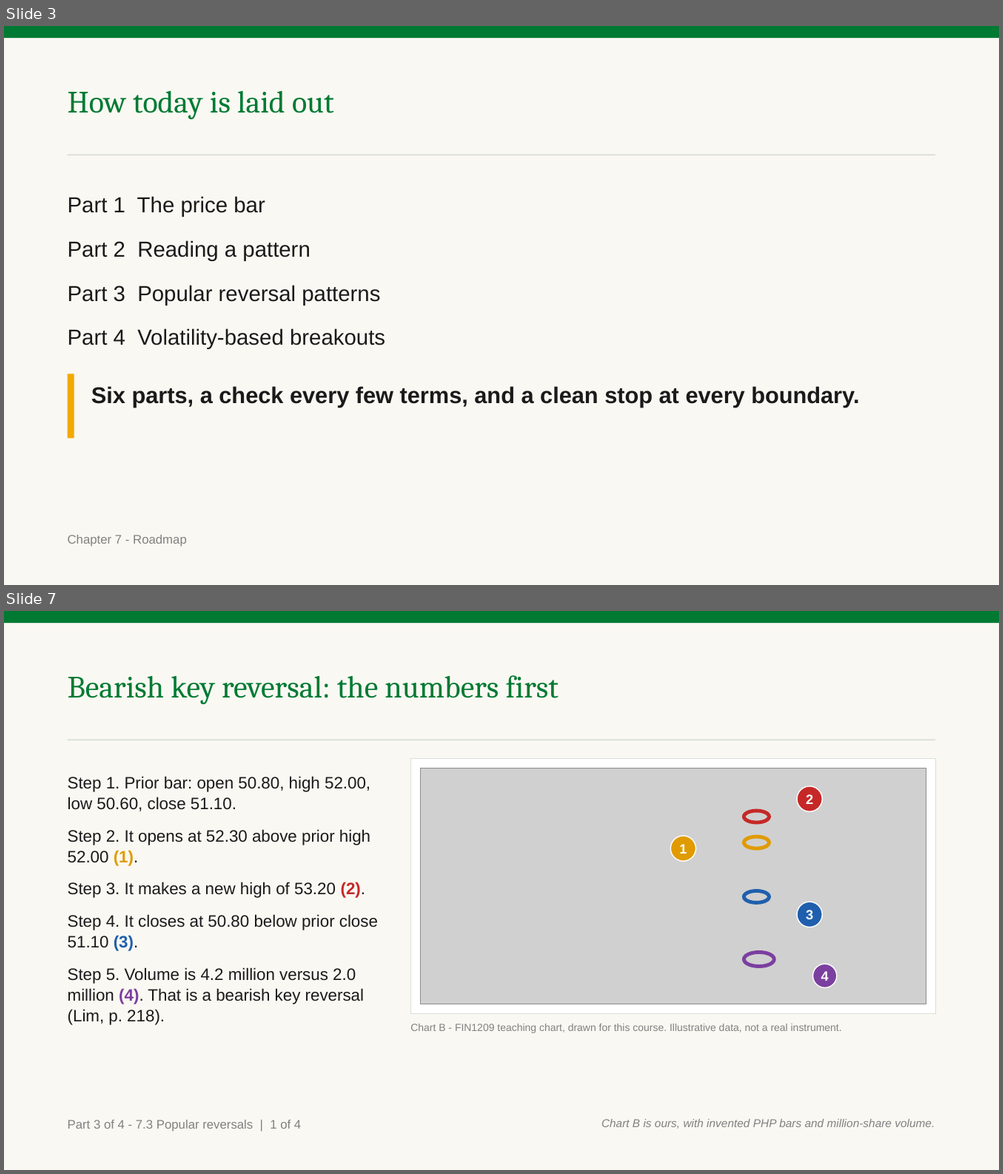
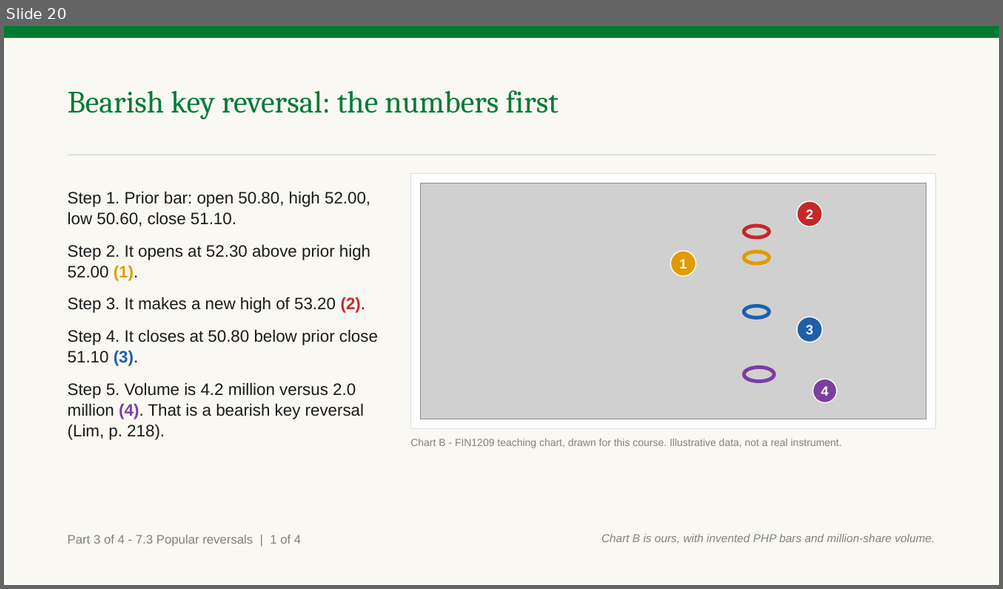
Before and after one commit to benjiesotelo-sudo/Telos_FIN1209, a slide deck: chapter-07/FIN1209-Chapter-07.pptx. Shown one above the other, each under a label of ours: slides 3 and 7 before the commit, slide 20 after it; the slides between them are not shown. The pictures are 1003x1174 and 1003x589 pixels, drawn with LibreOffice and Linux fonts; fonts in the diff are those of the drawing; grey boxes stand for pictures. Boxes give left, top, right and bottom in pixels: in the first picture for what was removed or moved away, otherwise in the second. Text is boxed around its words. In the diff, an @@ line names an element or a change of style, - is before the commit and + after.

Commit message:
Rebuild Chapter 7 after rebase

```diff
--- a/chapter-07/FIN1209-Chapter-07.pptx
+++ b/chapter-07/FIN1209-Chapter-07.pptx
@@ slide 3 removed at (x1=4, y1=26, x2=999, y2=585), background #FFFFFF @@
@@ rectangle removed at (x1=4, y1=26, x2=999, y2=585) @@
@@ rectangle removed at (x1=4, y1=26, x2=999, y2=38) @@
@@ text removed at (x1=68, y1=90, x2=334, y2=119) @@
-How today is laid out
@@ rectangle removed at (x1=68, y1=154, x2=935, y2=156) @@
@@ text removed at (x1=68, y1=196, x2=385, y2=349) @@
-Part 1 The price bar
-Part 2 Reading a pattern
-Part 3 Popular reversal patterns
-Part 4 Volatility-based breakouts
@@ rectangle removed at (x1=68, y1=375, x2=74, y2=439) @@
@@ text removed at (x1=91, y1=386, x2=859, y2=408) @@
-Six parts, a check every few terms, and a clean stop at every boundary.
@@ text removed at (x1=68, y1=535, x2=187, y2=547) @@
-Chapter 7 - Roadmap
@@ what was slide 7 is now slide 20 @@
```
Also in this commit, not shown: 10 slides changed, 17 slides added, 4 other slides removed, 2 other files.
